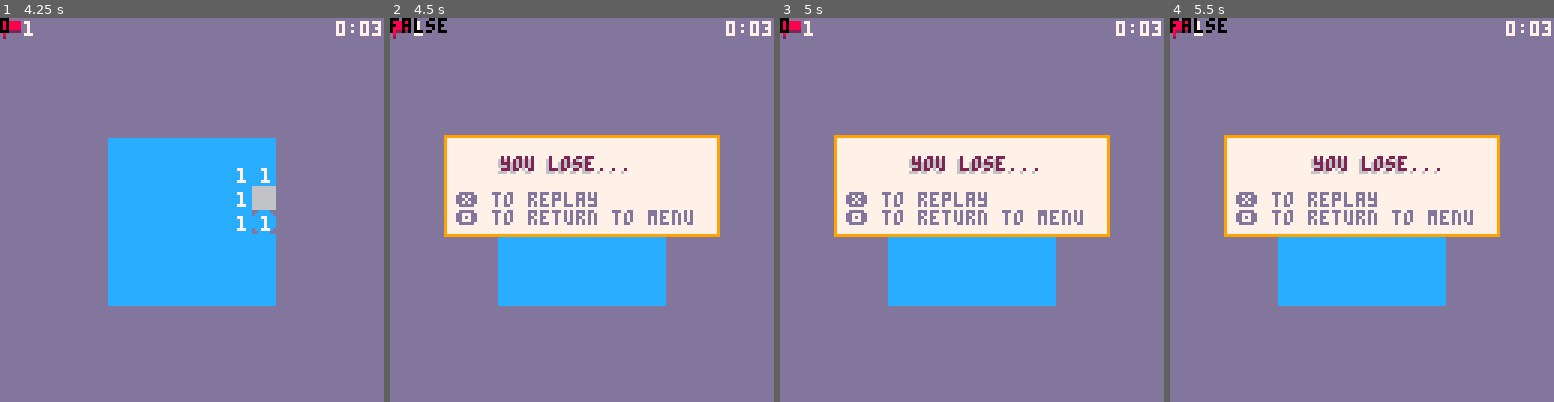
Above: before the commit, frames 1-4 (left to right).
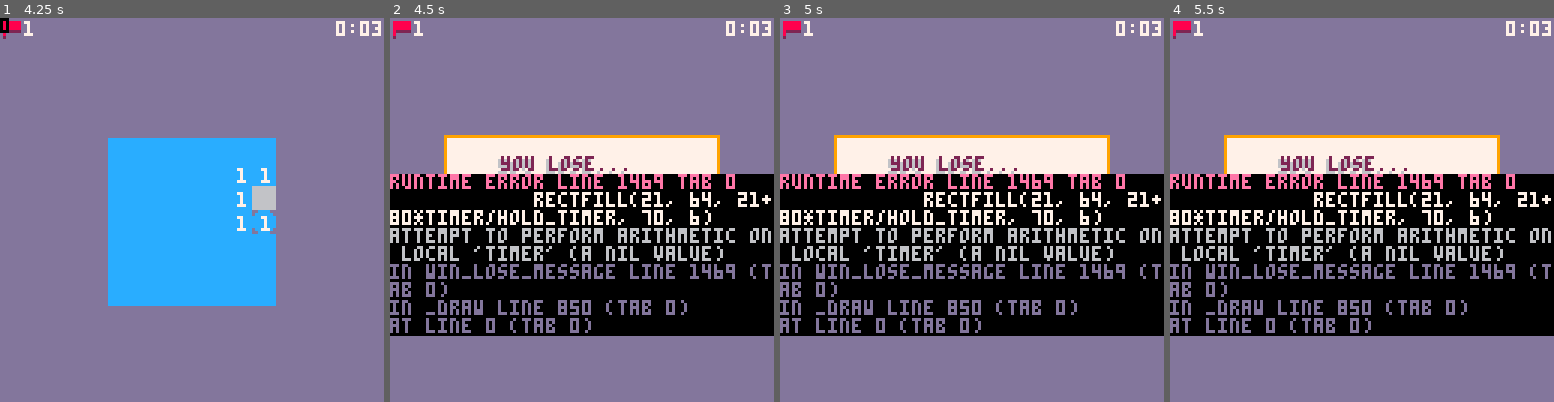
Above: after the commit, the same moments.

Repository: wsasaki01/mini-mines
Game: PICO-8 cartridge mini-mines.p8
Two runs of this game, one before a commit and one after it. Both use one fixed random seed, a clock stepped at 60 frames per second and the inputs below.
Inputs (mouse positions are in pixels of both pictures, inside the frame that each line leads up to):
- Up to frame 1 (4.25 s): tap X (X key) at 0.33, 0.7, 1.43, 2.58, 3.1, 3.62, 4.13 s; click (157, 121) at 0.67 s; tap O (Z key) at 1.07, 1.8, 2.43, 3.07, 3.7 s; click (218, 267) at 1.22 s; click (280, 114) at 1.77 s; click (46, 259) at 2.32 s; hold Right 2.33-3.33 s; click (107, 106) at 2.87 s; hold Right 3.38-4.22 s; click (172, 256) at 3.42 s; click (234, 102) at 3.97 s
- Up to frame 2 (4.5 s): hold Up from 4.27 s (still down); tap O (Z key) at 4.33 s
- Up to frame 3 (5 s): click (1075, 248) at 4.52 s; tap X (X key) at 4.65 s; release Up at 4.67 s; hold Right from 4.72 s (still down); tap O (Z key) at 4.97 s
- Up to frame 4 (5.5 s): keep holding Right; click (1231, 94) at 5.07 s; tap X (X key) at 5.17 s

Frame 1 is identical in both runs. In frame 2, 39% of the frame differs, in the area x 0-100%, y 0-83%; in frame 3, 40%; in frame 4, 40%.
Error after the commit: runtime error line 1469 tab 0; rectfill(21, 64, 21+80*timer/hold_timer, 70, 6); attempt to perform arithmetic on local 'timer' (a nil value)

Commit message:
Add fill-up bar to win/loss

Diff:
--- a/main.lua
+++ b/main.lua
@@ -116,10 +116,8 @@
     bcount = 1
     timer = 0
 
-    -- is the player holding x or o?
-    -- used for win/loss
-    holdx = false
-    holdo = false
+    -- hold to action on win/loss
+    hold_timer = 2
     ticker = 0
 
     --printh("", "log", true)
@@ -273,7 +271,7 @@
                     ticker = 0
                 end
 
-                if flr(ticker) == 2 then
+                if flr(ticker) == hold_timer then
                     ticker = 0
 
                     win = false
@@ -296,7 +294,7 @@
                     ticker = 0
                 end
 
-                if flr(ticker) == 2 then
+                if flr(ticker) == hold_timer then
                     ticker = 0
 
                     win = false
@@ -816,7 +814,7 @@
         print("you win!", sin(t()*0.5)*10+48, sin(t())*5+47, 2)
 
         -- draw options
-        win_lose_message()
+        win_lose_message(ticker)
         if new_pb then
             pb_message()
         end
@@ -1462,11 +1460,18 @@
     line(x, y+12, x+12, y+12, 0)
 end
 
-function win_lose_message()
+function win_lose_message(timer)
     if controller then
+        -- draw a bar that fills up while the player holds the button
+        if main then
+            rectfill(21, 57, 21+48*timer/hold_timer, 63, 6)
+        elseif alt then
+            rectfill(21, 64, 21+80*timer/hold_timer, 70, 6)
+        end
+
         -- draw options
         print("❎ to replay", 22, 58, 13)
-        print("🅾️ to return to menu")
+        print("🅾️ to return to menu", 22, 65)
     elseif mouse then
         hover_replay = (21 <= mo_x and mo_x <= 69) and (57 <= mo_y and mo_y <= 63)
         hover_quit = (21 <= mo_x and mo_x <= 101) and (63 <= mo_y and mo_y <= 70)
